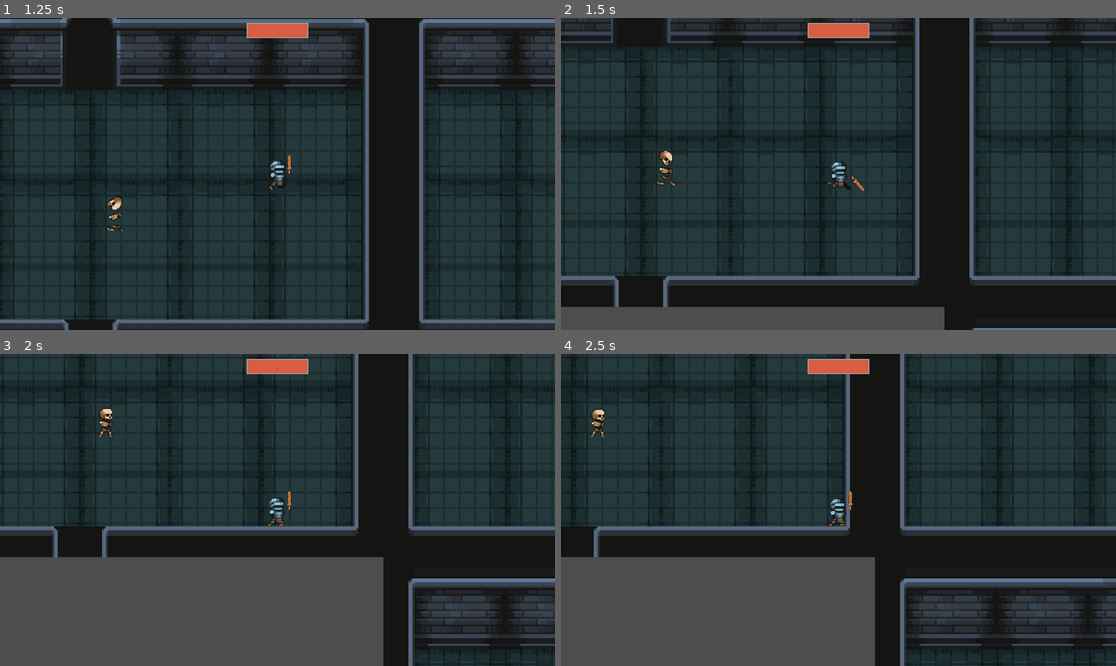
Above: before the commit, frames 1-4 (two rows, left to right).
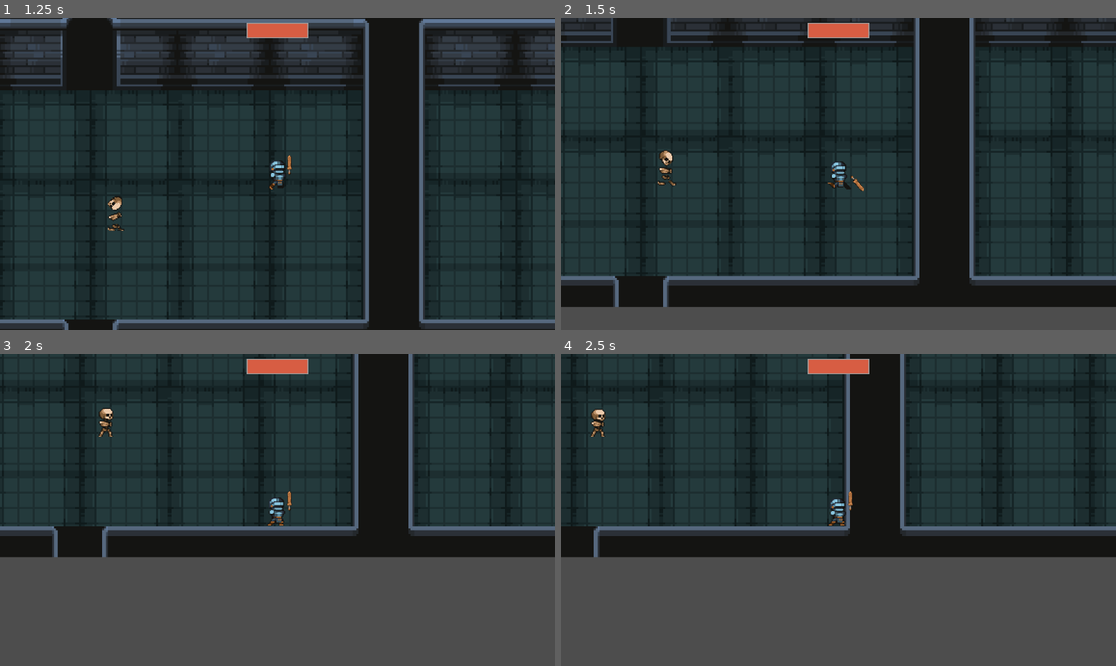
Above: after the commit, the same moments.

Repository: Robert-Riordan-UCD/GameDevJourney
Game: Godot game, scene res://World/Levels/level.tscn
Two runs of this game, one before a commit and one after it. Both use one fixed random seed, a clock stepped at 60 frames per second and the inputs below.
Inputs (mouse positions are in pixels of both pictures, inside the frame that each line leads up to):
- Up to frame 1 (1.25 s): move the mouse to (399, 158) at 0.52 s; hold D (player_right) from 0.53 s (still down); hold Space (player_dash) from 0.53 s (still down)
- Up to frame 2 (1.5 s): move the mouse to (727, 189) at 1.27 s; release D (player_right) at 1.28 s; release Space (player_dash) at 1.28 s; hold S (player_down) from 1.28 s (still down); click (727, 189) at 1.35 s
- Up to frame 3 (2 s): keep holding S (player_down)
- Up to frame 4 (2.5 s): move the mouse to (894, 441) at 2.02 s; release S (player_down) at 2.03 s; hold D (player_right) from 2.03 s (still down); hold Space (player_dash) from 2.03 s (still down)

Frame 1 is identical in both runs. In frame 2, 2.3% of the frame differs, in the area x 69-100%, y 92-100%; in frame 3, 10%; in frame 4, 14%, in the area x 56-100%, y 65-100%.

Commit message:
Added an animation for the level exit and fixed the level exit collider trigger

Diff:
--- a/Rougelike_Bullethell_Dungeon_Crawler/World/Levels/level.gd
+++ b/Rougelike_Bullethell_Dungeon_Crawler/World/Levels/level.gd
@@ -2,7 +2,7 @@
 
 @export var level:int = 1
 
-@onready var num_rooms:int = min(int(3.33*level)+randi_range(5, 6), 20)
+@onready var num_rooms:int = 2# min(int(3.33*level)+randi_range(5, 6), 20)
 @onready var room_scene:PackedScene = preload("res://World/Rooms/room.tscn")
 @onready var rooms:Node2D = $Rooms
 @onready var dead_ends:Array[Room] = []
--- a/Rougelike_Bullethell_Dungeon_Crawler/World/Levels/level_exit.gd
+++ b/Rougelike_Bullethell_Dungeon_Crawler/World/Levels/level_exit.gd
@@ -1,8 +1,8 @@
 extends Node2D
 
 func unlock() -> void:
-	$Grate.visible = false
 	$ExitTrigger.monitoring = true
+	$SpriteMask/Grate/AnimationPlayer.play("open")
 
 func _on_exit_trigger_body_entered(body: Node2D) -> void:
 	print("Level complete!")
--- a/Rougelike_Bullethell_Dungeon_Crawler/World/Levels/level_exit.tscn
+++ b/Rougelike_Bullethell_Dungeon_Crawler/World/Levels/level_exit.tscn
@@ -1,7 +1,44 @@
-[gd_scene load_steps=4 format=3 uid="uid://gi4a0axcg5kn"]
+[gd_scene load_steps=7 format=3 uid="uid://gi4a0axcg5kn"]
 
 [ext_resource type="Texture2D" uid="uid://175ij8158g1q" path="res://World/Rooms/Tiles.png" id="1_ujinc"]
 [ext_resource type="Script" path="res://World/Levels/level_exit.gd" id="1_v822d"]
+
+[sub_resource type="Animation" id="Animation_jbc0v"]
+resource_name = "open"
+length = 2.0
+tracks/0/type = "value"
+tracks/0/imported = false
+tracks/0/enabled = true
+tracks/0/path = NodePath(".:position")
+tracks/0/interp = 1
+tracks/0/loop_wrap = true
+tracks/0/keys = {
+"times": PackedFloat32Array(0, 2),
+"transitions": PackedFloat32Array(1, 1),
+"update": 0,
+"values": [Vector2(16, 15), Vector2(16, 45)]
+}
+
+[sub_resource type="Animation" id="Animation_mgi48"]
+length = 0.001
+tracks/0/type = "value"
+tracks/0/imported = false
+tracks/0/enabled = true
+tracks/0/path = NodePath(".:position")
+tracks/0/interp = 1
+tracks/0/loop_wrap = true
+tracks/0/keys = {
+"times": PackedFloat32Array(0),
+"transitions": PackedFloat32Array(1),
+"update": 0,
+"values": [Vector2(16, 15)]
+}
+
+[sub_resource type="AnimationLibrary" id="AnimationLibrary_gcdph"]
+_data = {
+"RESET": SubResource("Animation_mgi48"),
+"open": SubResource("Animation_jbc0v")
+}
 
 [sub_resource type="RectangleShape2D" id="RectangleShape2D_s780d"]
 size = Vector2(24, 12)
@@ -10,19 +47,36 @@
 scale = Vector2(2, 2)
 script = ExtResource("1_v822d")
 
-[node name="Stairs" type="Sprite2D" parent="."]
+[node name="SpriteMask" type="Control" parent="."]
+clip_contents = true
+layout_mode = 3
+anchors_preset = 0
+offset_left = -16.0
+offset_top = -15.0
+offset_right = 16.0
+offset_bottom = 15.0
+
+[node name="Stairs" type="Sprite2D" parent="SpriteMask"]
 texture_filter = 1
+position = Vector2(16, 15)
 texture = ExtResource("1_ujinc")
 region_enabled = true
 region_rect = Rect2(80, 130, 32, 30)
 
-[node name="Grate" type="Sprite2D" parent="."]
+[node name="Grate" type="Sprite2D" parent="SpriteMask"]
 texture_filter = 1
+position = Vector2(16, 15)
 texture = ExtResource("1_ujinc")
 region_enabled = true
 region_rect = Rect2(112, 162, 32, 30)
 
+[node name="AnimationPlayer" type="AnimationPlayer" parent="SpriteMask/Grate"]
+libraries = {
+"": SubResource("AnimationLibrary_gcdph")
+}
+
 [node name="ExitTrigger" type="Area2D" parent="."]
+collision_mask = 4
 monitoring = false
 
 [node name="CollisionShape2D" type="CollisionShape2D" parent="ExitTrigger"]
